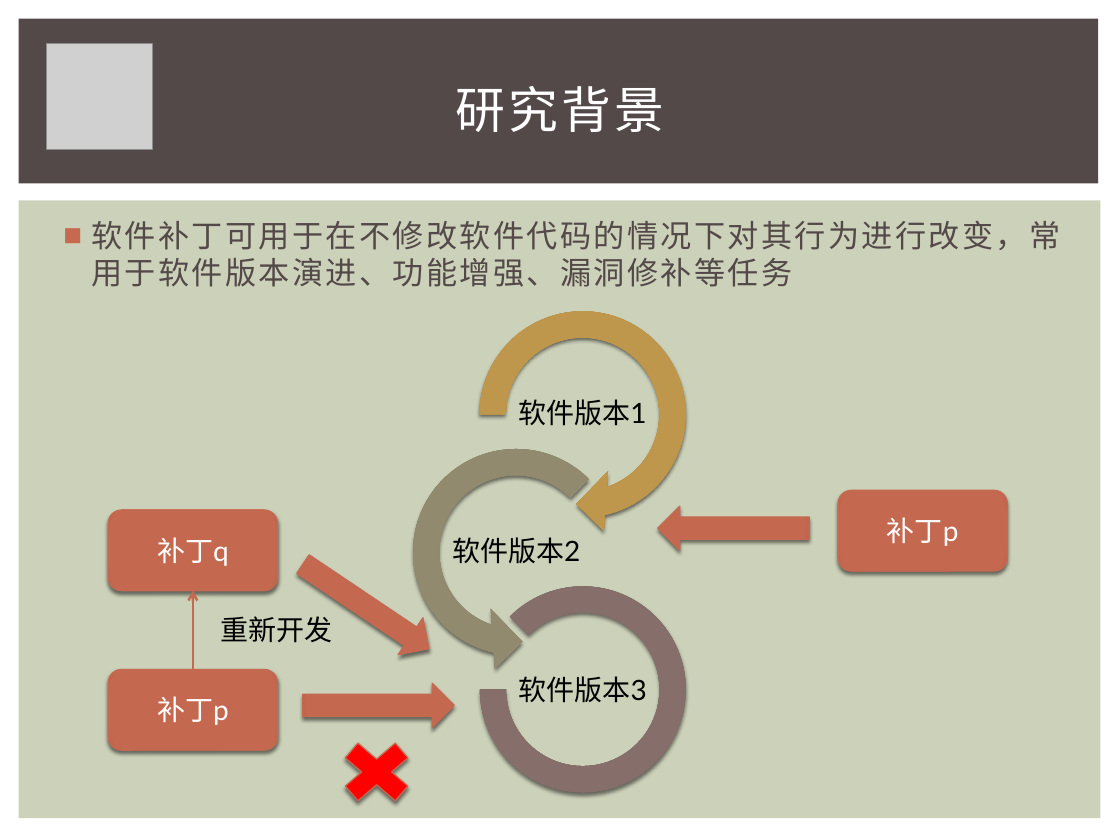
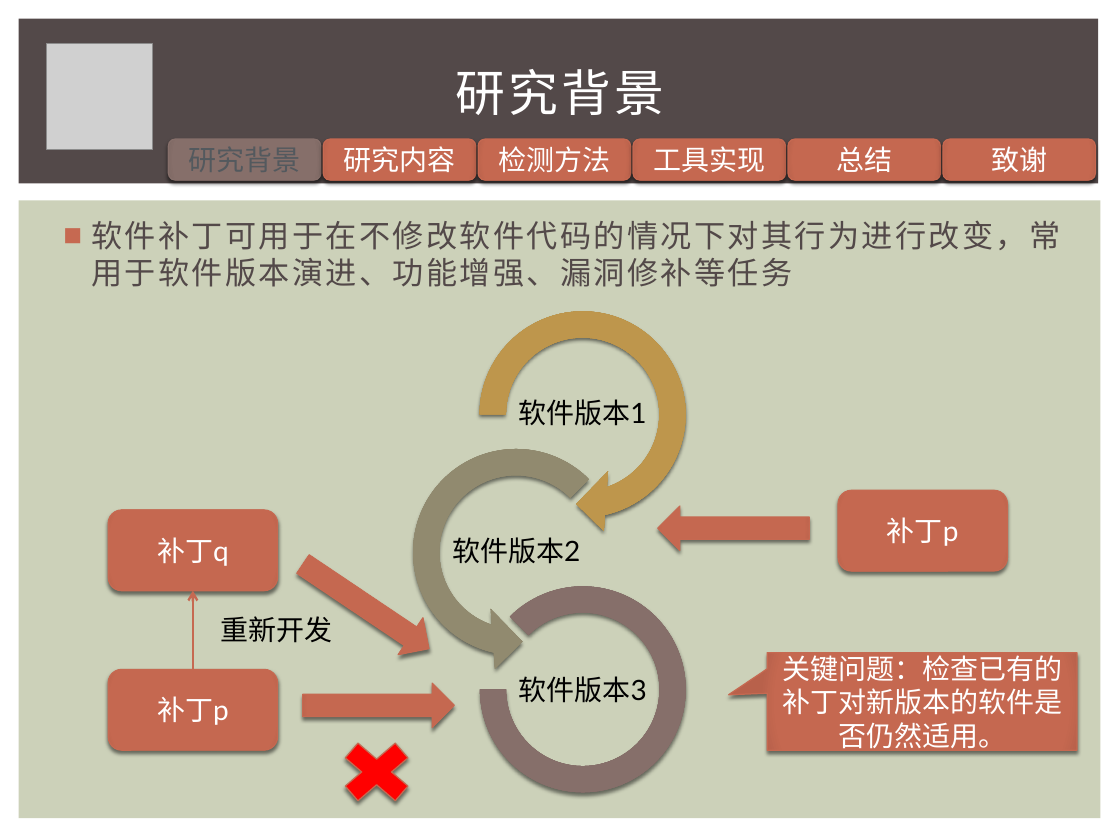
Before and after one commit to iewrer/mythesis, a slide deck: slide 3 of 答辩PPT.pptx. Drawn at 1120x840 pixels with LibreOffice and Linux fonts; fonts in the diff are those of the drawing; grey boxes stand for pictures. Boxes give left, top, right and bottom in pixels: in the first picture for what was removed or moved away, otherwise in the second. Text is boxed around its words. In the diff, an @@ line names an element or a change of style, - is before the commit and + after.

```diff
--- a/答辩PPT.pptx
+++ b/答辩PPT.pptx
@@ title "研究背景" moved from (x1=456, y1=86, x2=665, y2=132) to (x1=456, y1=69, x2=665, y2=115) @@
@@ rounded rectangle added at (x1=168, y1=139, x2=320, y2=180), fill gradient #87706B to #7E6864, outline #87706B 0.79 pt @@
@@ rounded rectangle added at (x1=324, y1=139, x2=476, y2=180), fill gradient #C66951 to #B8624B, outline #C66951 0.79 pt, 18 pt, text #FFFFFF @@
+研究内容
@@ rounded rectangle added at (x1=478, y1=139, x2=631, y2=180), fill gradient #C66951 to #B8624B, outline #C66951 0.79 pt, 18 pt, text #FFFFFF @@
+检测方法
@@ rounded rectangle added at (x1=633, y1=139, x2=785, y2=180), fill gradient #C66951 to #B8624B, outline #C66951 0.79 pt, 18 pt, text #FFFFFF @@
+工具实现
@@ rounded rectangle added at (x1=788, y1=139, x2=941, y2=180), fill gradient #C66951 to #B8624B, outline #C66951 0.79 pt, 18 pt, text #FFFFFF @@
+总结
@@ rounded rectangle added at (x1=943, y1=139, x2=1095, y2=180), fill gradient #C66951 to #B8624B, outline #C66951 0.79 pt, 18 pt, text #FFFFFF @@
+致谢
@@ speech box added at (x1=767, y1=653, x2=1077, y2=750), fill gradient #C66951 to #B8624B, outline #C66951 0.79 pt, 18 pt, text #FFFFFF @@
+关键问题：检查已有的补丁对新版本的软件是否仍然适用。
```
Also in this commit, not shown: 4 other slides changed, 4 slides removed, 2 other files.
